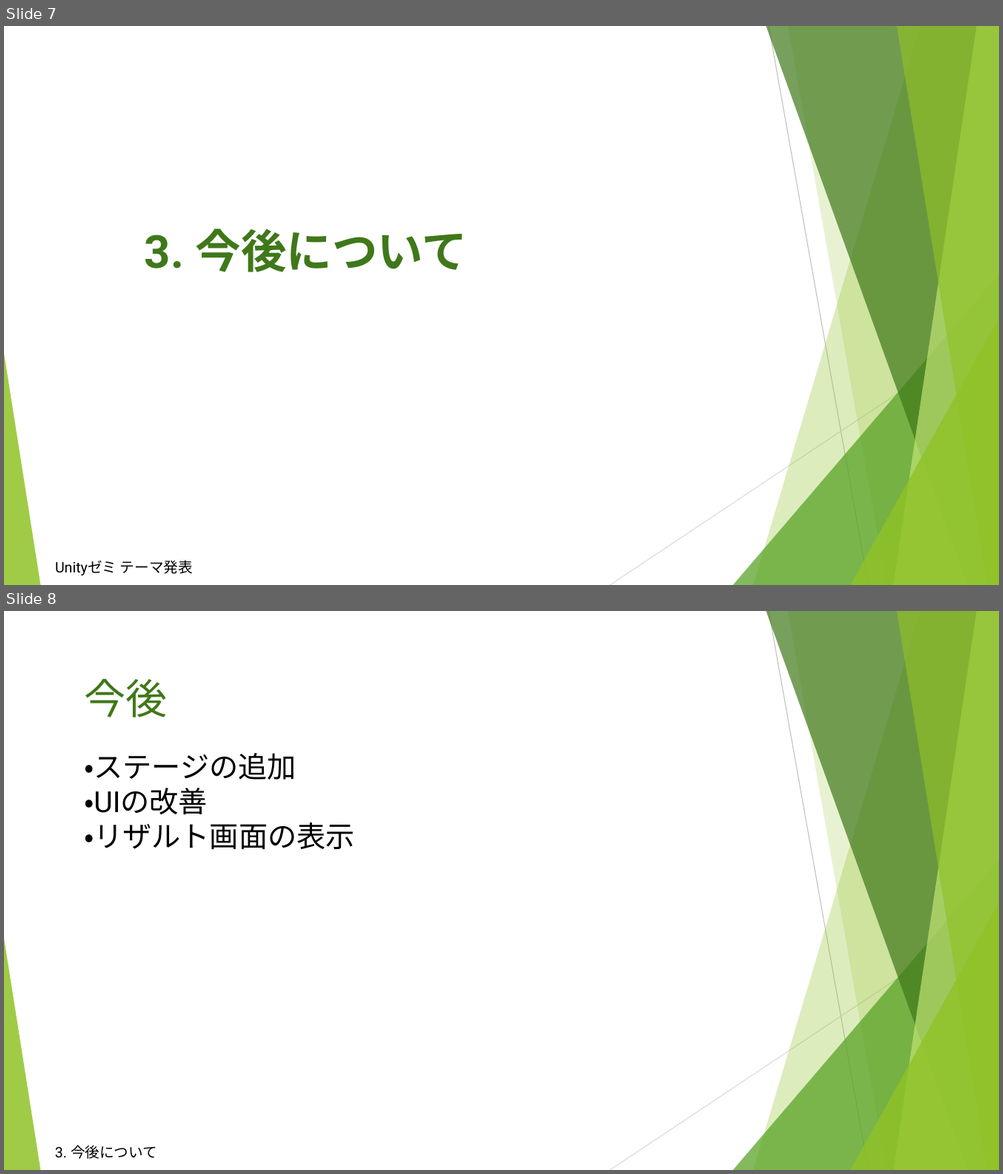
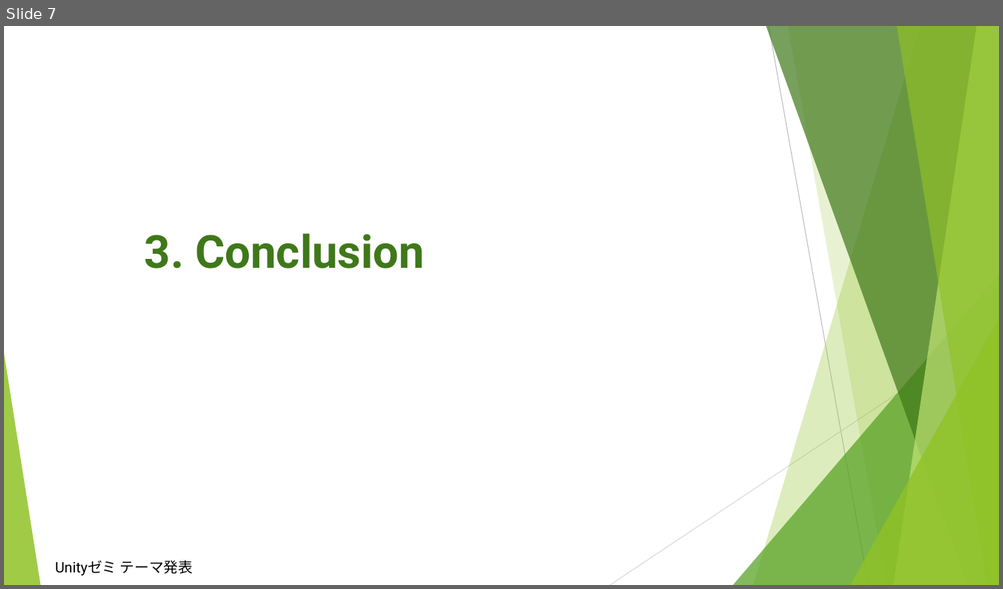
Before and after one commit to UnitySeminarAGroup/Unity_Seminar_A_Group, a slide deck: Unityゼミ最終発表用プレゼン.pptx. Shown one above the other, each under a label of ours: slides 7 and 8 before the commit, slide 7 after it. The pictures are 1003x1174 and 1003x589 pixels, drawn with LibreOffice and Linux fonts; fonts in the diff are those of the drawing. Boxes give left, top, right and bottom in pixels: in the first picture for what was removed or moved away, otherwise in the second. Text is boxed around its words. In the diff, an @@ line names an element or a change of style, - is before the commit and + after.

```diff
--- a/Unityゼミ最終発表用プレゼン.pptx
+++ b/Unityゼミ最終発表用プレゼン.pptx
@@ slide 8 removed at (4,611,999,1170), background #FFFFFF; not listed: 10 template elements that a slide beside it also shows @@
@@ text removed at (84,678,167,718) @@
-今後
@@ text removed at (84,753,355,849) @@
-・ステージの追加
-・UIの改善
-・リザルト画面の表示
@@ text removed at (55,1145,157,1159) @@
-3. 今後について
@@ slide 7 changed as well @@
@@ text at (145,233,424,269): text changed @@
-3. 今後について
+3. Conclusion
```
Also in this commit, not shown: 2 other slides changed, 5 slides added, 4 other slides removed, 2 other files.
